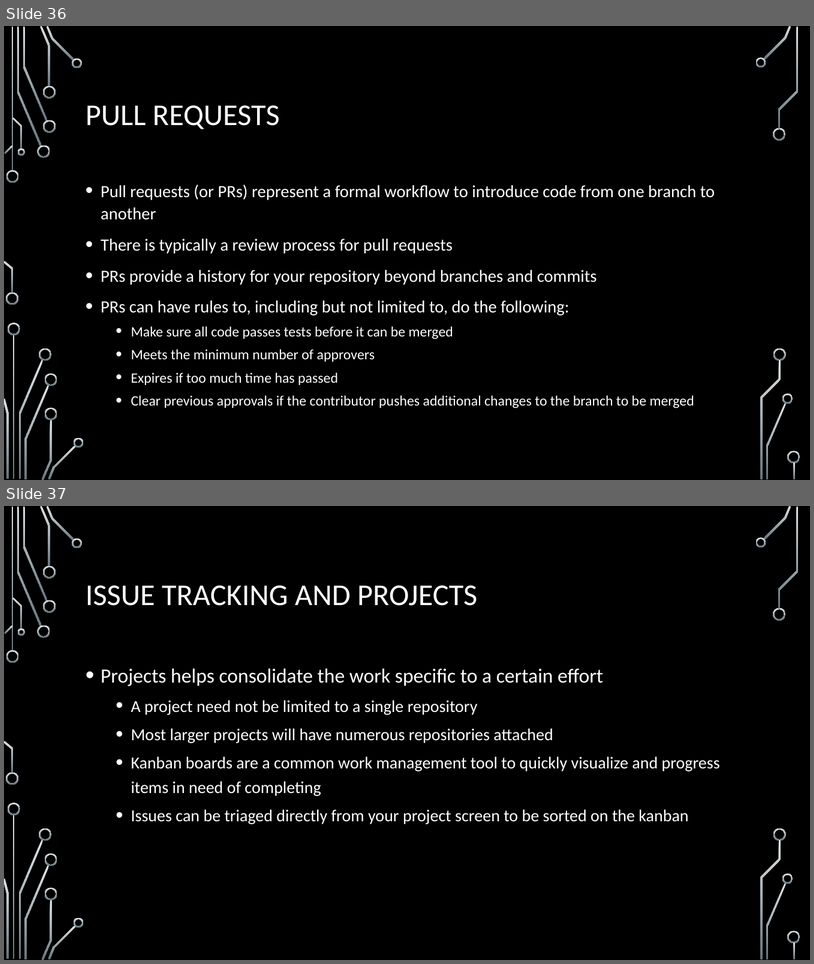
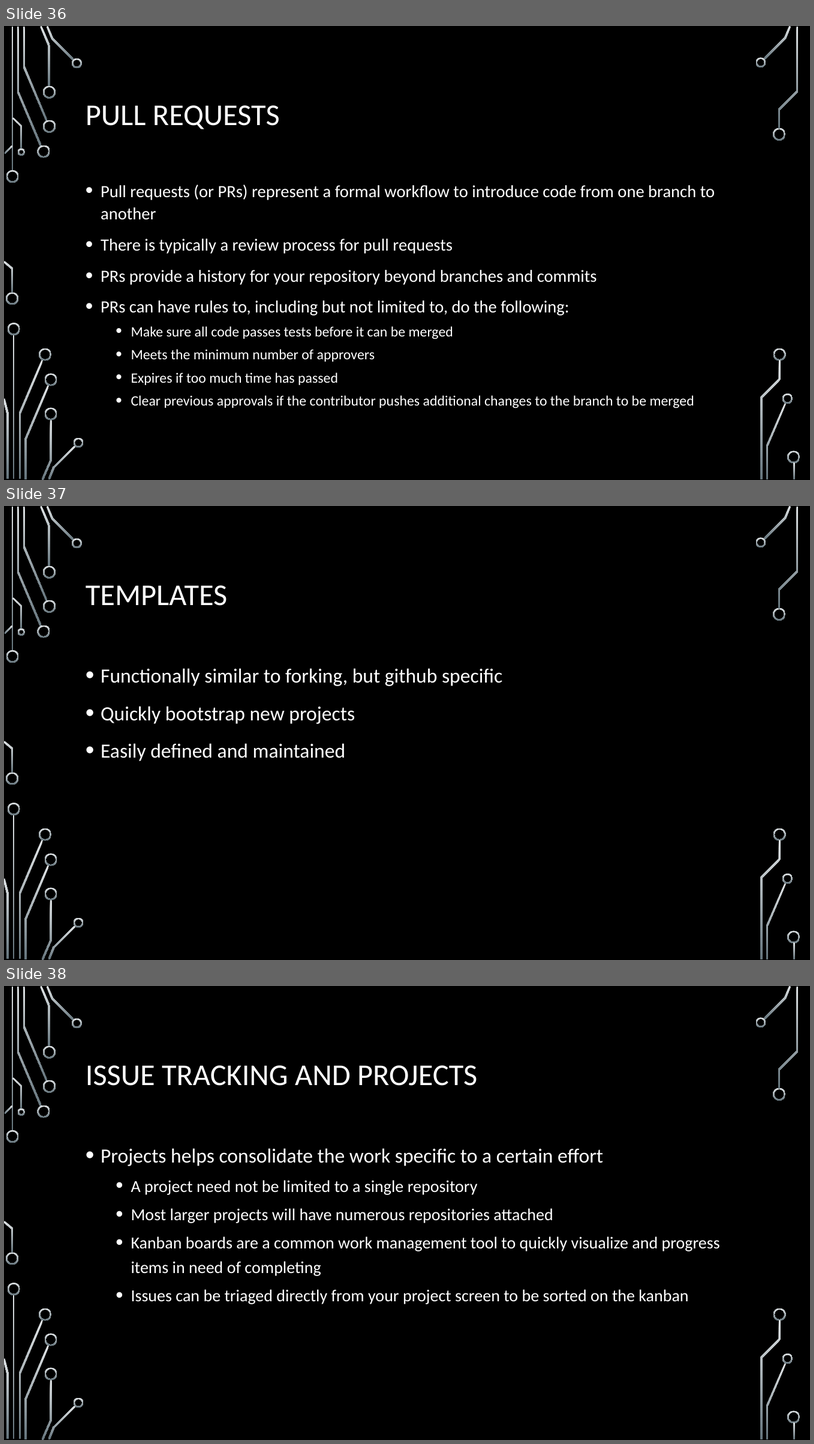
Before and after one commit to onideus/github-101-website, a slide deck: resources/Advanced github topics.pptx. Shown one above the other, each under a label of ours: slides 36 and 37 before the commit, slides 36, 37 and 38 after it. The pictures are 814x964 and 814x1444 pixels, drawn with LibreOffice and Linux fonts; fonts in the diff are those of the drawing; background and template pictures are left out. Boxes give left, top, right and bottom in pixels: in the first picture for what was removed or moved away, otherwise in the second. Text is boxed around its words. In the diff, an @@ line names an element or a change of style, - is before the commit and + after.

```diff
--- a/resources/Advanced github topics.pptx
+++ b/resources/Advanced github topics.pptx
@@ slide 37 added at (4, 506, 810, 960), background picture (left out); not listed: 36 template elements that a slide beside it also shows @@
@@ title added at (86, 585, 227, 606), 36 pt, text #FFFFFF @@
+TEMPLATES
@@ text added at (101, 668, 503, 761), 24 pt, text #FFFFFF @@
+• Functionally similar to forking, but github specific
+• Quickly bootstrap new projects
+• Easily defined and maintained
@@ what was slide 37 is now slide 38 @@
```
Also in this commit, not shown: 2 slides changed.
